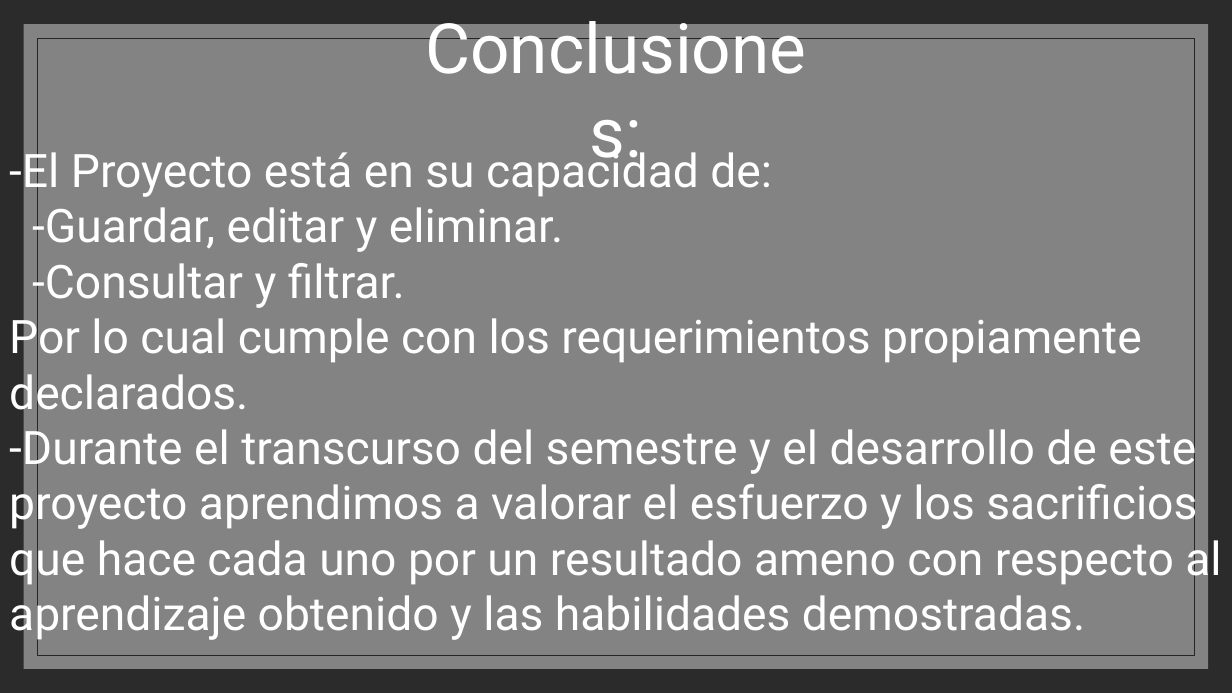
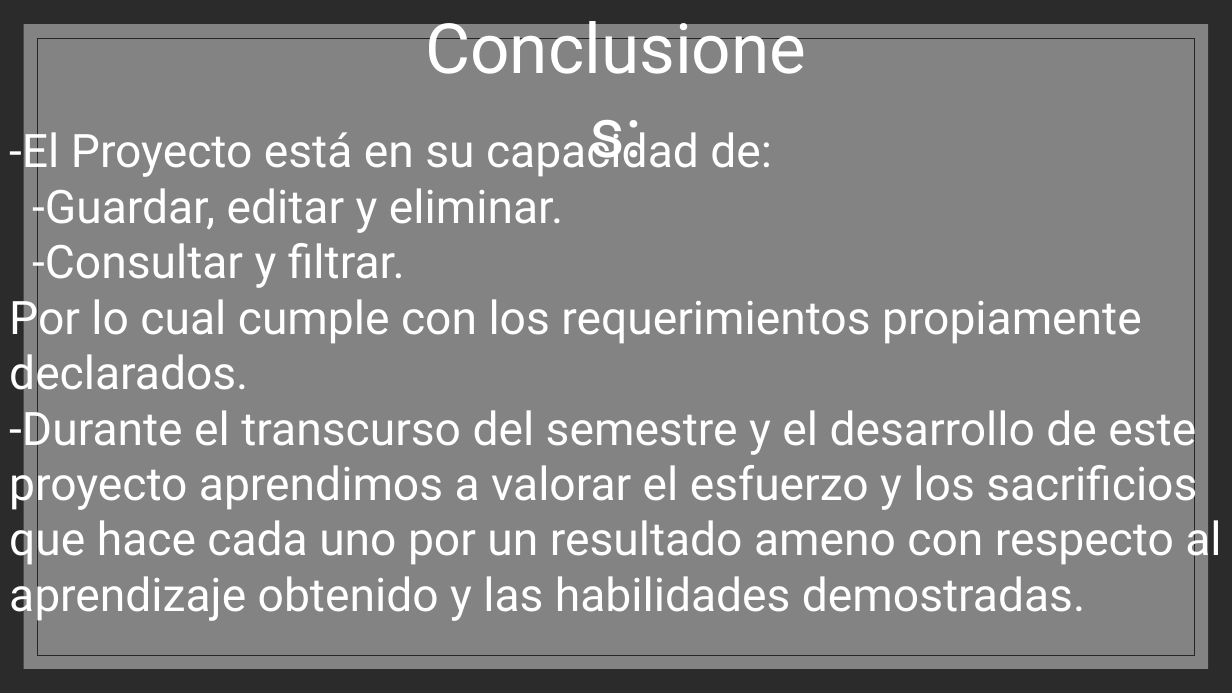
Before and after one commit to SIRVALICIO/TrabajoDeProgramacion, a slide deck: slide 11 of ptimera wpf/Proyecto de semestre.pptx (slide 10 before the commit). Drawn at 1232x693 pixels with LibreOffice and Linux fonts; fonts in the diff are those of the drawing; background and template pictures are left out; a plain dark background stands for a picture behind light text. Boxes give left, top, right and bottom in pixels: in the first picture for what was removed or moved away, otherwise in the second. Text is boxed around its words. In the diff, an @@ line names an element or a change of style, - is before the commit and + after.

```diff
--- a/ptimera wpf/Proyecto de semestre.pptx
+++ b/ptimera wpf/Proyecto de semestre.pptx
@@ text "-El Proyecto está en su ...": place and size @@
-text "-El Proyecto está en su ..." at (9,145,1221,641)
+text "-El Proyecto está en su ..." at (9,125,1221,622)
```
Also in this commit, not shown: 4 other slides changed, 2 slides added, 1 slide removed.
